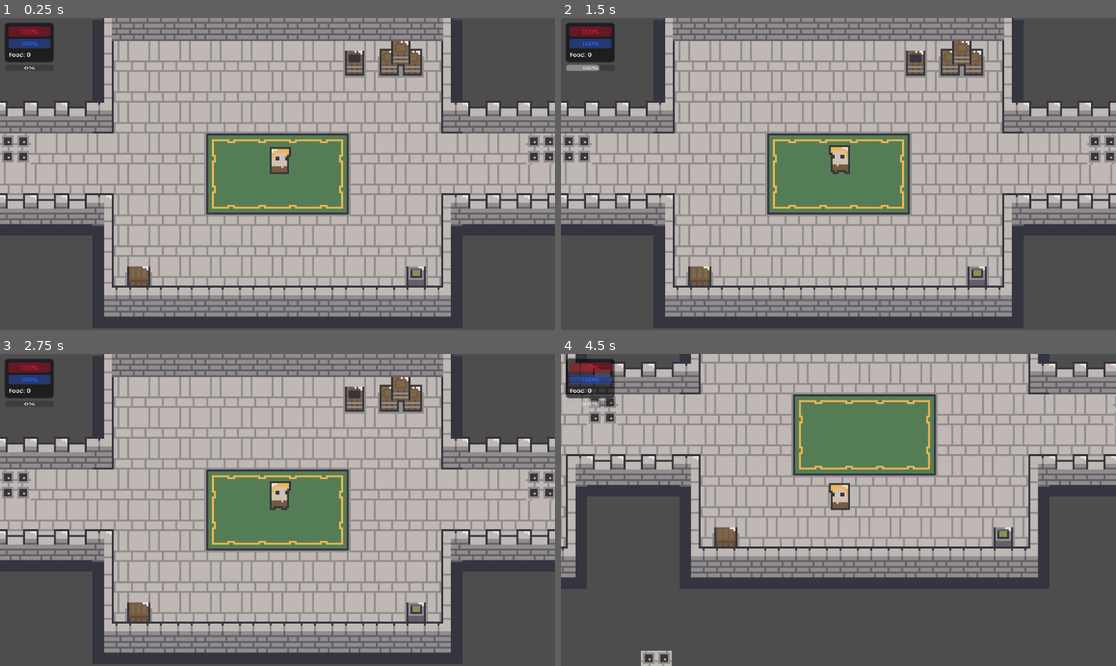
Above: before the commit, frames 1-4 (two rows, left to right).
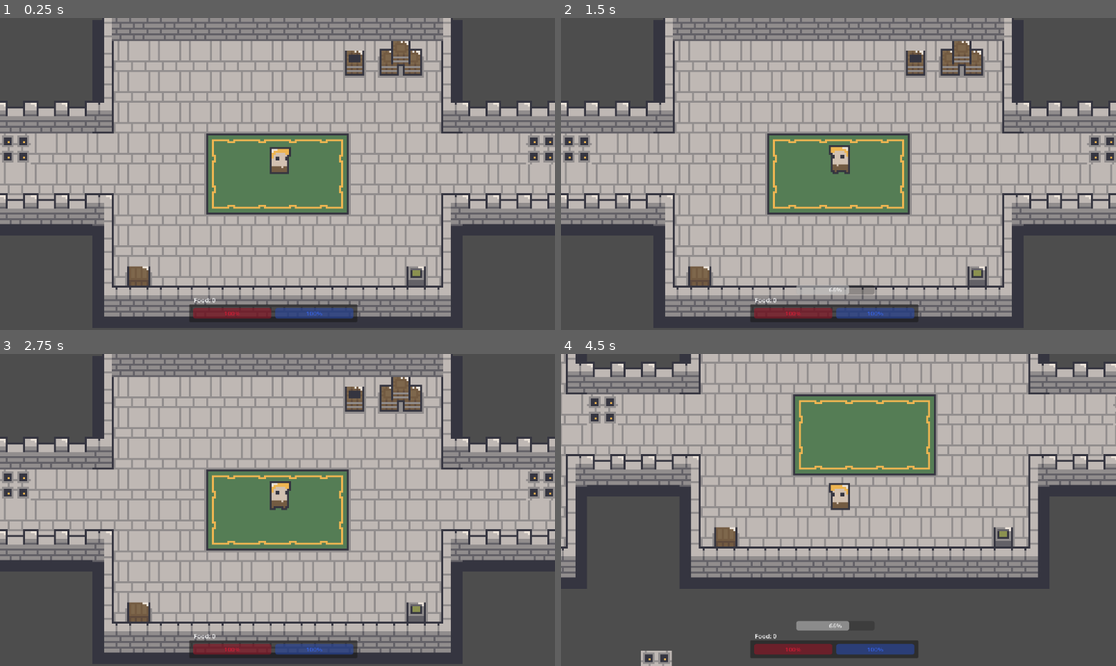
Above: after the commit, the same moments.

Repository: qmarsala/DeliciousDungeon
Game: Godot game, scene res://scenes/game.tscn
The game is run twice, just before and just after one commit, with the same random seed, the same clock (stepped at 60 frames per second) and the same inputs.
Inputs (mouse positions are in pixels of both pictures, inside the frame that each line leads up to):
- Up to frame 1 (0.25 s): no input
- Up to frame 2 (1.5 s): move the mouse to (960, 158) at 0.52 s; tap Q (basic_attack) at 0.6 s; move the mouse to (727, 189) at 1.27 s; tap W (heavy_attack) at 1.35 s
- Up to frame 3 (2.75 s): move the mouse to (333, 441) at 2.02 s; tap E (interact) at 2.1 s
- Up to frame 4 (4.5 s): tap Enter at 2.75 s; move the mouse to (810, 572) at 2.77 s; click (810, 572) at 2.85 s; move the mouse to (1005, 556) at 3.52 s; tap Q (basic_attack) at 3.6 s; move the mouse to (672, 463) at 4.27 s; tap W (heavy_attack) at 4.35 s

The runs differ from the first frame. In frame 1, 2.5% of the frame differs, in the area x 0-65%, y 1-97%; in frame 2, 2.8%; in frame 3, 2.5%; in frame 4, 3.2%, in the area x 0-65%, y 1-98%.

Commit message:
tweak ui ideas

Diff:
--- a/src/assets/scripts/player_ui.gd
+++ b/src/assets/scripts/player_ui.gd
@@ -33,4 +33,8 @@
 
 func update_charge_bar(charge):
 	if charged_attack_bar:
-		charged_attack_bar.value = charge
+		if charge == 0:
+			charged_attack_bar.hide()
+		else:
+			charged_attack_bar.show()
+			charged_attack_bar.value = charge
--- a/src/scenes/game.tscn
+++ b/src/scenes/game.tscn
@@ -107,10 +107,10 @@
 transform = Transform2D(2, 0, 0, 2, 0, 0)
 
 [node name="PlayerUI" parent="CanvasLayer" node_paths=PackedStringArray("player") instance=ExtResource("8_sx1ad")]
-offset_left = 5.0
-offset_top = 5.0
-offset_right = 5.0
-offset_bottom = 5.0
+offset_left = 269.0
+offset_top = 324.5
+offset_right = 269.0
+offset_bottom = 324.5
 scale = Vector2(0.405729, 0.367219)
 player = NodePath("../../Player")
 metadata/_edit_use_anchors_ = true
--- a/src/scenes/ui/player_ui.tscn
+++ b/src/scenes/ui/player_ui.tscn
@@ -8,46 +8,43 @@
 script = ExtResource("1_bgem0")
 
 [node name="Panel" type="Panel" parent="."]
-modulate = Color(0, 0, 0, 1)
 layout_mode = 0
-offset_right = 40.0
-offset_bottom = 40.0
-scale = Vector2(3.12055, 2.78614)
+offset_left = -179.0
+offset_top = -75.0
+offset_right = 251.0
+offset_bottom = -25.0
 
 [node name="HealthBar" type="ProgressBar" parent="."]
 modulate = Color(0.827964, 0.119937, 0.216825, 1)
 layout_mode = 0
-offset_left = 9.0
-offset_top = 10.0
-offset_right = 109.0
-offset_bottom = 37.0
-scale = Vector2(1.08, 1.08)
+offset_left = -169.0
+offset_top = -65.0
+offset_right = 31.0
+offset_bottom = -35.0
 max_value = 10.0
 value = 5.0
 
 [node name="HungerBar" type="ProgressBar" parent="."]
 modulate = Color(0.224528, 0.402987, 0.931931, 1)
 layout_mode = 0
-offset_left = 9.0
-offset_top = 45.0
-offset_right = 109.0
-offset_bottom = 72.0
-scale = Vector2(1.08044, 1)
+offset_left = 41.0
+offset_top = -65.0
+offset_right = 241.0
+offset_bottom = -35.0
 max_value = 10.0
 value = 5.0
 
 [node name="ChargedAttackBar" type="ProgressBar" parent="."]
 layout_mode = 0
-offset_left = 1.0
-offset_top = 119.0
-offset_right = 101.0
-offset_bottom = 146.0
-scale = Vector2(1.24, 0.639999)
+offset_left = -61.0
+offset_top = -130.0
+offset_right = 139.0
+offset_bottom = -103.0
 
 [node name="FoodCountLabel" type="Label" parent="."]
 layout_mode = 0
-offset_left = 10.0
-offset_top = 78.0
-offset_right = 66.0
-offset_bottom = 101.0
+offset_left = -167.0
+offset_top = -99.0
+offset_right = -111.0
+offset_bottom = -76.0
 text = "Food: 0"
